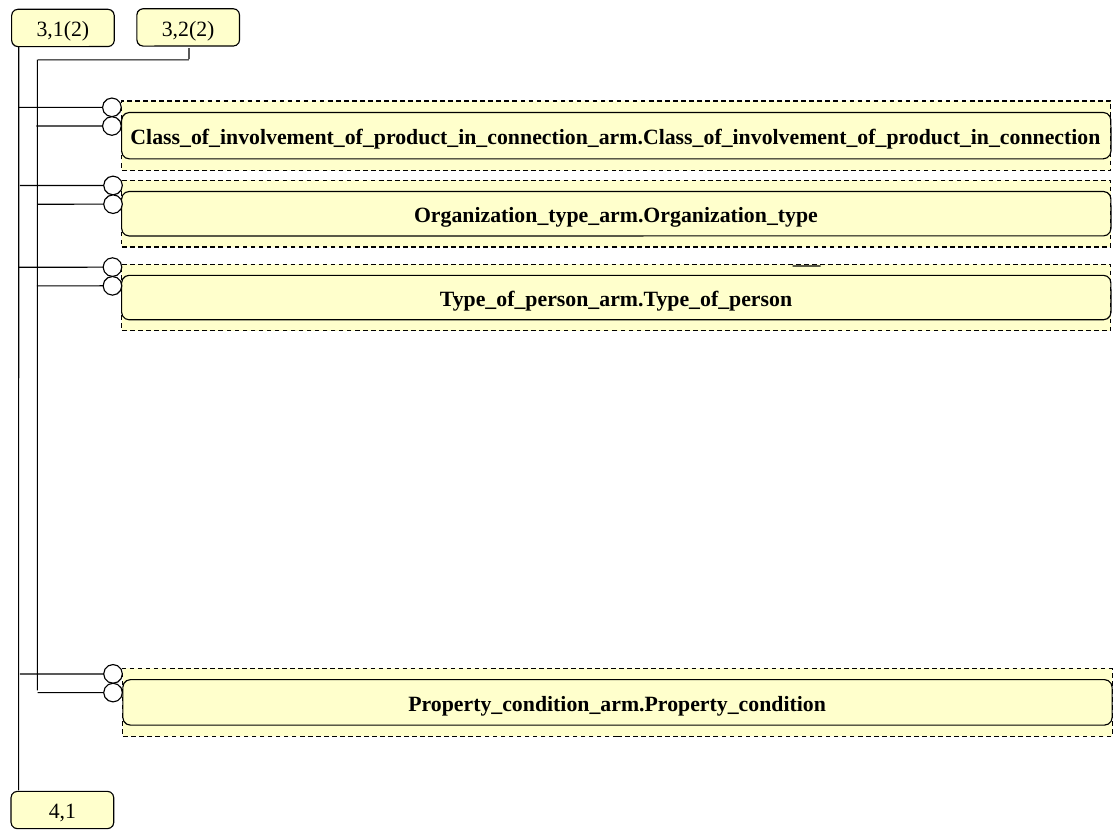
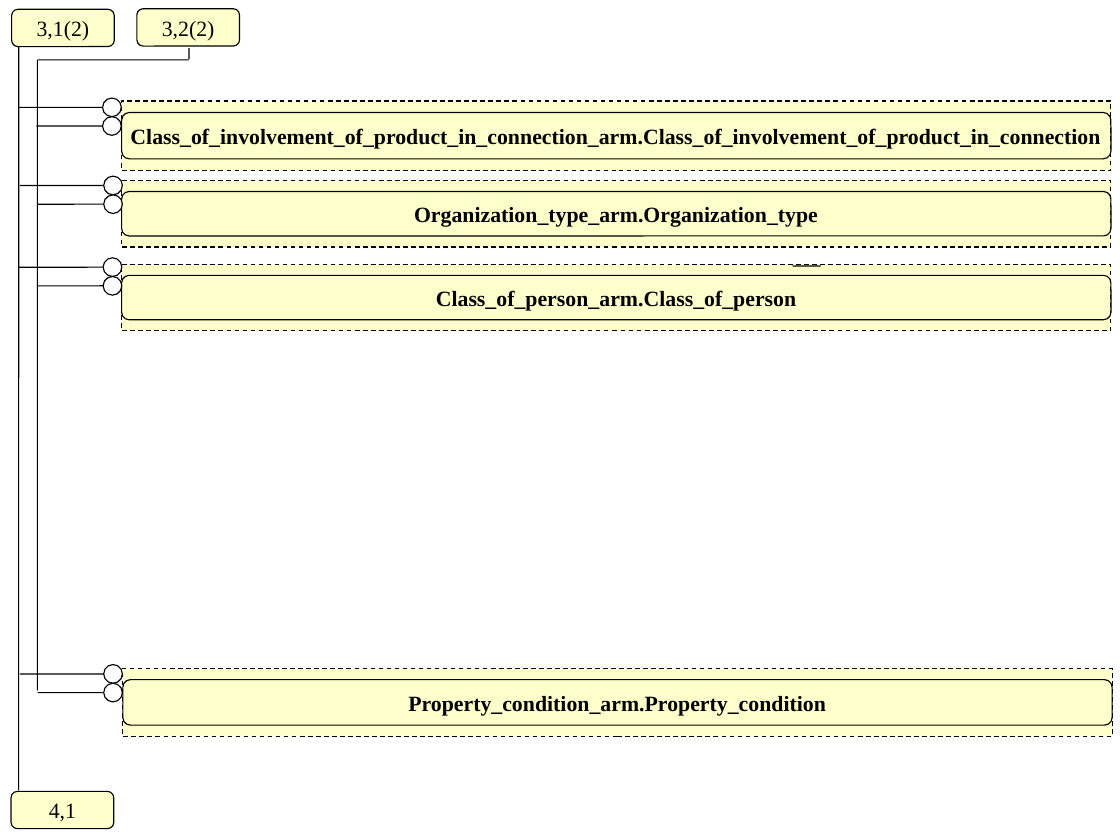
Before and after one commit to starseeker/stepmod_mirror, a slide deck: slide 4 of data/modules/functional_data/functional_data.ppt. Drawn at 1120x840 pixels with LibreOffice and Linux fonts; fonts in the diff are those of the drawing. Boxes give left, top, right and bottom in pixels: in the first picture for what was removed or moved away, otherwise in the second. Text is boxed around its words. In the diff, an @@ line names an element or a change of style, - is before the commit and + after.

Commit message:
adding class_of_person

```diff
--- a/data/modules/functional_data/functional_data.ppt
+++ b/data/modules/functional_data/functional_data.ppt
@@ text in rectangle at <box>436,290,796,311</box>: text changed @@
-Type_of_person_arm.Type_of_person
+Class_of_person_arm.Class_of_person
```
Also in this commit, not shown: 3 other slides changed, 21 other files.
